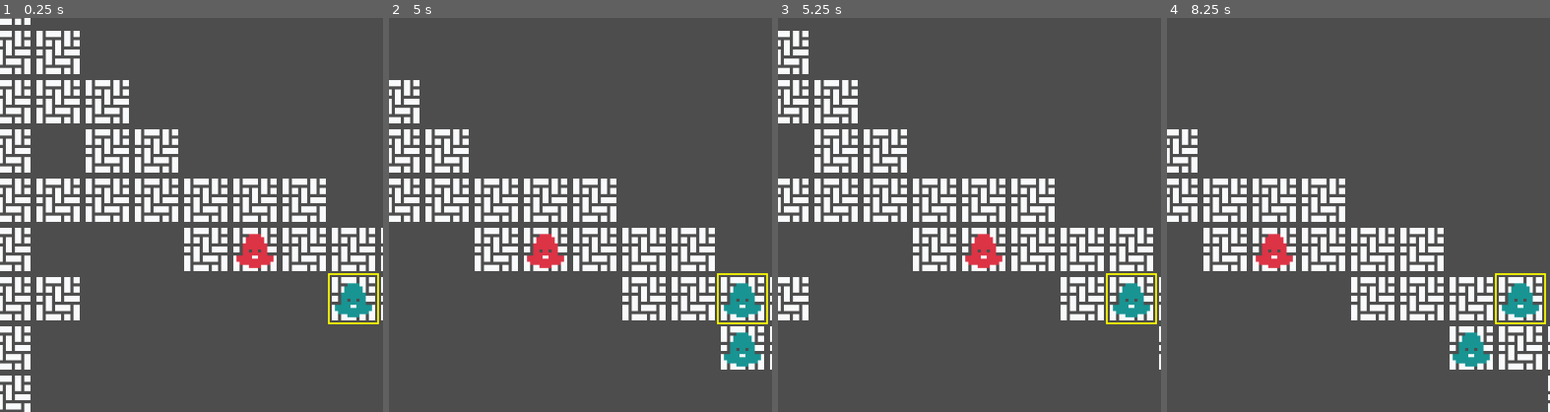
Above: before the commit, frames 1-4 (left to right).
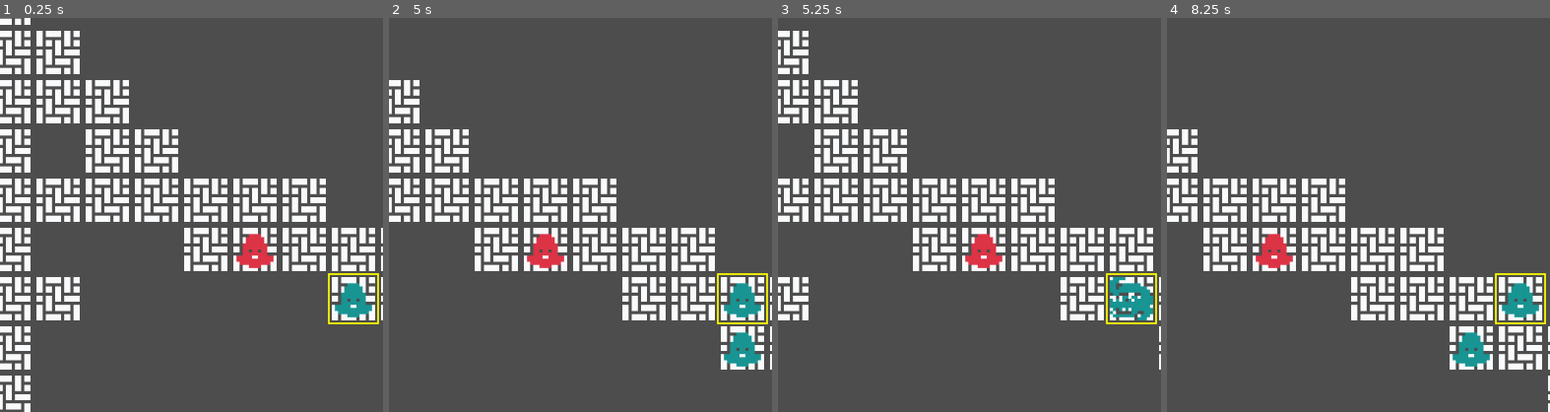
Above: after the commit, the same moments.

Repository: jimkang/throng
Game: Godot game, scene res://throng_root_node.tscn
Same seed, same stepped clock (60 frames per second), same inputs: the game is played once before the commit and once after it.
Inputs:
- Up to frame 1 (0.25 s): no input
- Up to frame 2 (5 s): tap Enter at 0.5, 2, 3.5 s; hold Right (right) 0.53-1.28 s; tap Space at 1.25, 2.75, 4.25 s; hold Down (down) 1.28-2.03 s; hold Right (right) 2.03-2.78 s; hold Up (ui_up) 2.78-3.53 s; hold Left (left) from 3.53 s (still down)
- Up to frame 3 (5.25 s): release Left (left) at 5.03 s; hold Down (down) from 5.03 s (still down)
- Up to frame 4 (8.25 s): release Down (down) at 5.78 s; hold Right (right) 5.78-6.53 s; hold Up (ui_up) 6.53-7.28 s; hold Right (right) 7.28-8.03 s; hold Down (down) from 8.03 s (still down)
The pictures show only the part of the screen within x 5-55%, y 14-64%; the shares and areas given below are measured in that part.

Frames 1-2 are identical in both runs. In frame 3, 0.6% of the frame differs, in the area x 86-98%, y 65-77%; in frame 4, nothing differs.

Commit message:
Add two facing sprites for alligator.

Diff:
--- a/individual.tscn
+++ b/individual.tscn
@@ -1,9 +1,10 @@
-[gd_scene load_steps=6 format=3 uid="uid://b0ml1ekw8bqkw"]
+[gd_scene load_steps=7 format=3 uid="uid://b0ml1ekw8bqkw"]
 
 [ext_resource type="Texture2D" uid="uid://725a3skhyu2e" path="res://art/monochrome-transparent.png" id="1_a8jrl"]
 [ext_resource type="Script" path="res://individual.gd" id="1_wiaqu"]
 [ext_resource type="Script" path="res://individual_sprite_root.gd" id="2_x3ccl"]
 [ext_resource type="Texture2D" uid="uid://doy8to1riesl" path="res://art/blob-face-up.png" id="4_xywau"]
+[ext_resource type="Texture2D" uid="uid://7gowta2nj8pw" path="res://art/alligator_facing_left.png" id="5_jmemb"]
 
 [sub_resource type="RectangleShape2D" id="RectangleShape2D_twcyw"]
 size = Vector2(64, 64)
@@ -37,4 +38,11 @@
 texture = ExtResource("4_xywau")
 region_rect = Rect2(459, 136, 16, 16)
 
+[node name="sprite_facing_left" type="Sprite2D" parent="sprite_root"]
+process_mode = 1
+texture_filter = 1
+scale = Vector2(4, 4)
+texture = ExtResource("5_jmemb")
+region_rect = Rect2(459, 136, 16, 16)
+
 [node name="AnimationPlayer" type="AnimationPlayer" parent="sprite_root"]
Binary file added: art/alligator_default.png
Not shown, added: art/alligator_default.png.import
Binary file added: art/alligator_facing_left.png
Not shown, added: art/alligator_facing_left.png.import
